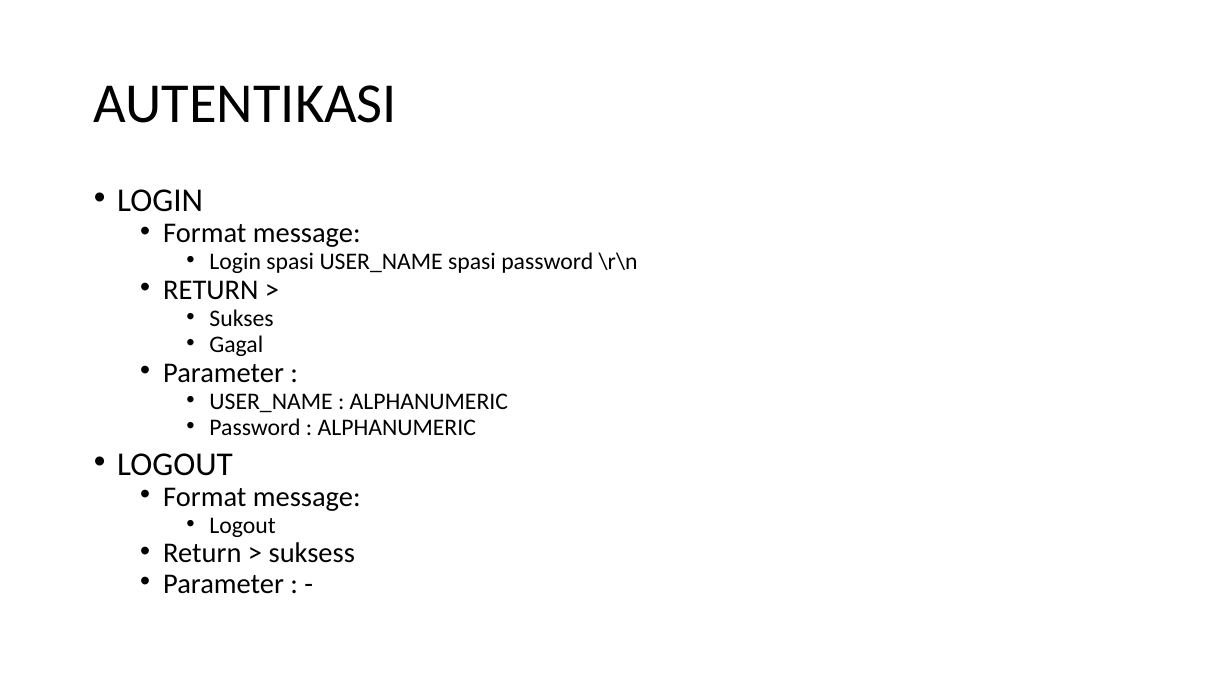
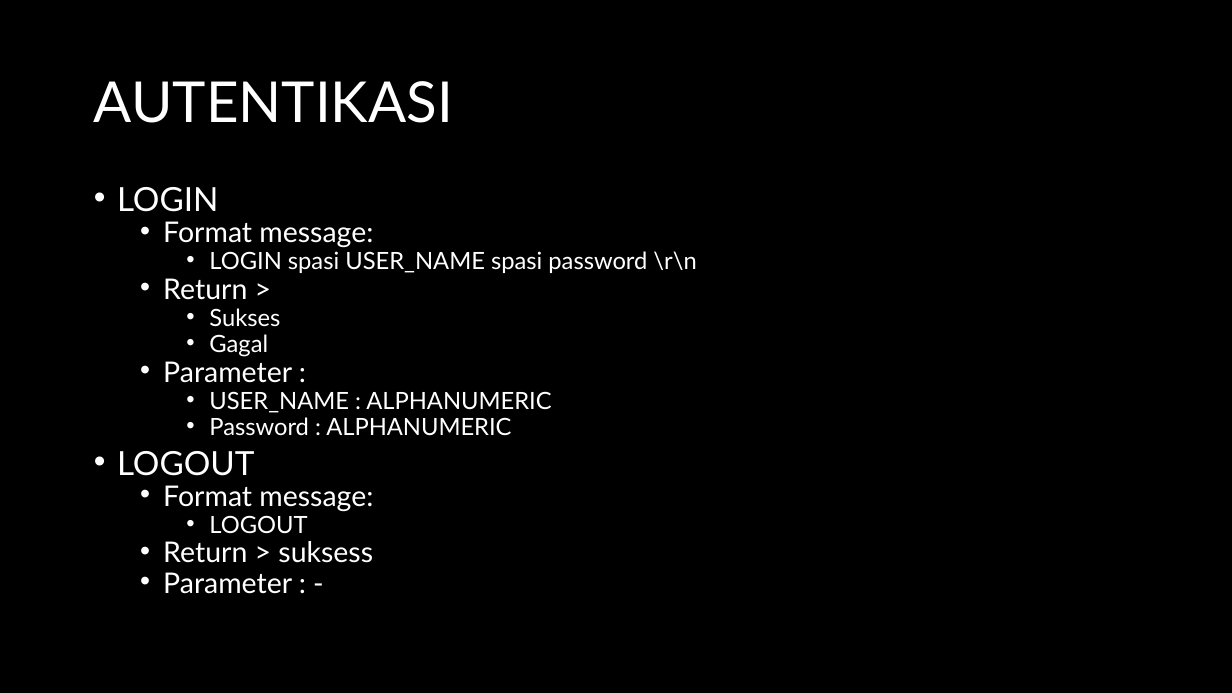
Before and after one commit to jeffrynasri/Kuliah-Progjar-E, a slide deck: slide 2 of DRAFT-CHAT-SERVER.pptx. Drawn at 1232x693 pixels with LibreOffice and Linux fonts; fonts in the diff are those of the drawing; background and template pictures are left out. Boxes give left, top, right and bottom in pixels: in the first picture for what was removed or moved away, otherwise in the second. Text is boxed around its words. In the diff, an @@ line names an element or a change of style, - is before the commit and + after.

```diff
--- a/DRAFT-CHAT-SERVER.pptx
+++ b/DRAFT-CHAT-SERVER.pptx
@@ background picture (left out) to #000000 @@
@@ title "AUTENTIKASI" at [94,81,453,123]: font Calibri to Lato, text colour #000000 to #FFFFFF @@
@@ text at [117,187,551,594]: font Calibri to Lato, text colour #000000 to #FFFFFF in "LOGIN", "Format message:", "Sukses", "Gagal" and 7 more places @@
@@ text at [163,251,696,300]: text changed; font Calibri to Lato; text colour #000000 to #FFFFFF @@
-    • Login spasi USER_NAME spasi password \r\n
-  • RETURN >
+    • LOGIN spasi USER_NAME spasi password \r\n
+  • Return >
@@ text at [209,515,307,534]: text changed; font Calibri to Lato; text colour #000000 to #FFFFFF @@
-    • Logout
+    • LOGOUT
```
Also in this commit, not shown: 5 other slides changed, 3 slides added, 1 slide removed.
